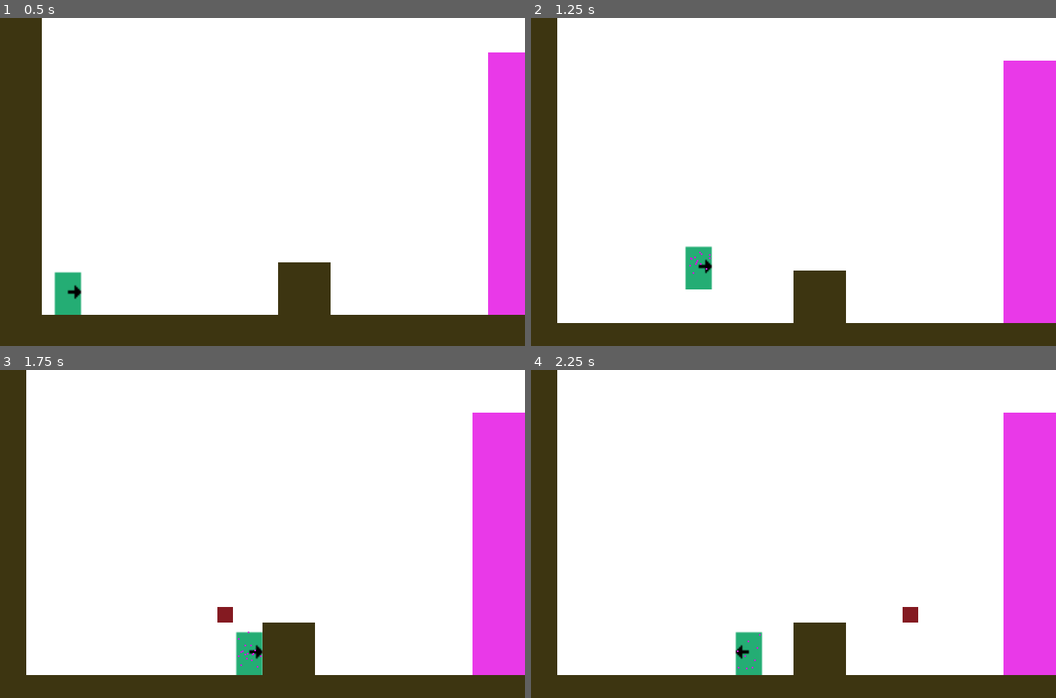
Above: before the commit, frames 1-4 (two rows, left to right).
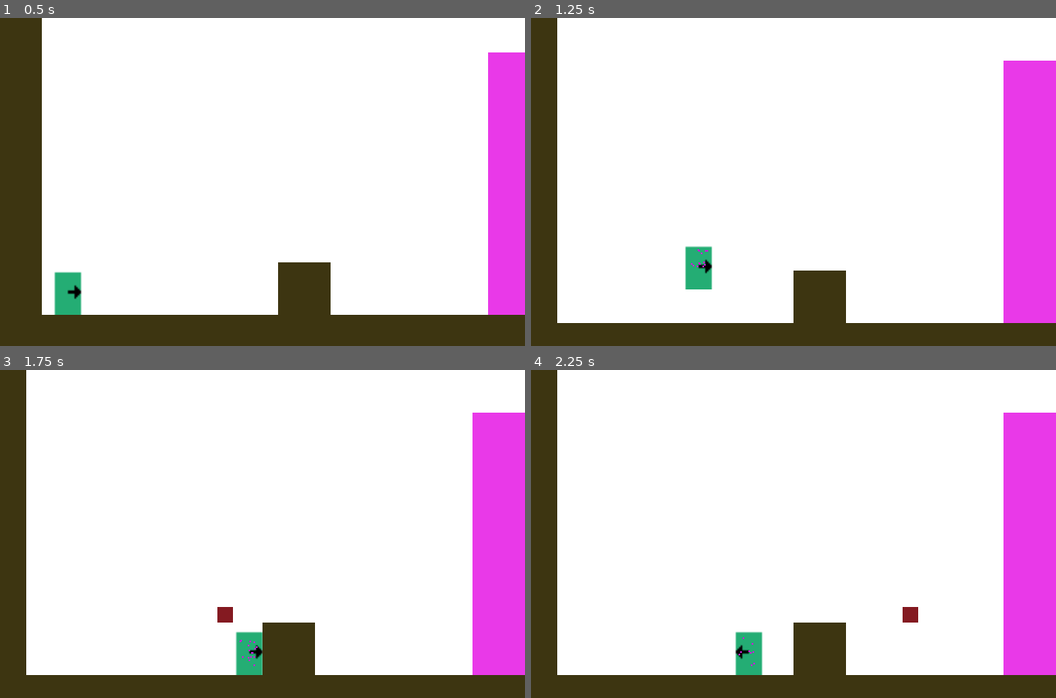
Above: after the commit, the same moments.

Repository: KapFlagon/Imoonity
Game: Godot game, scene res://src/scenes/levels/prototypes/TemplateLevel.tscn
Same seed, same stepped clock (60 frames per second), same inputs: the game is played once before the commit and once after it.
Inputs:
- Up to frame 1 (0.5 s): no input
- Up to frame 2 (1.25 s): hold D (move_right) from 0.53 s (still down); tap O (action_phase) at 0.6 s; tap W (move_jump) at 0.77 s
- Up to frame 3 (1.75 s): keep holding D (move_right); tap P (action_fire) at 1.35 s; tap W (move_jump) at 1.52 s; tap O (action_phase) at 1.55 s
- Up to frame 4 (2.25 s): release D (move_right) at 2.03 s; hold A (move_left) from 2.03 s (still down); tap O (action_phase) at 2.1 s

Frame 1 is identical in both runs. In frame 2, less than 0.1% of the frame differs, in the area x 30-35%, y 70-78%; in frame 3, less than 0.1%, in the area x 45-50%, y 79-91%; in frame 4, less than 0.1%.

Commit message:
Bug with Particles
Fixed

Diff:
--- a/src/scenes/game_objects/phaseAbility/phaseAbilityManager.gd
+++ b/src/scenes/game_objects/phaseAbility/phaseAbilityManager.gd
@@ -8,6 +8,9 @@
 func _ready():
 	playerScene = get_parent()
 	particles =  preload("res://src/scenes/game_objects/phaseAbility/PhasingParticle.tscn").instance()
+	playerScene.add_child(particles)
+	particles.set_emitting(false)
+
 
 
 func checkActionButtonPressed():
@@ -20,7 +23,6 @@
 			deactivateParticles()
 
 func activateParticles():
-	playerScene.add_child(particles) # They have a very high Z position, so being buried would not be a problem
 	particles.set_emitting(true)
 
 func deactivateParticles():
